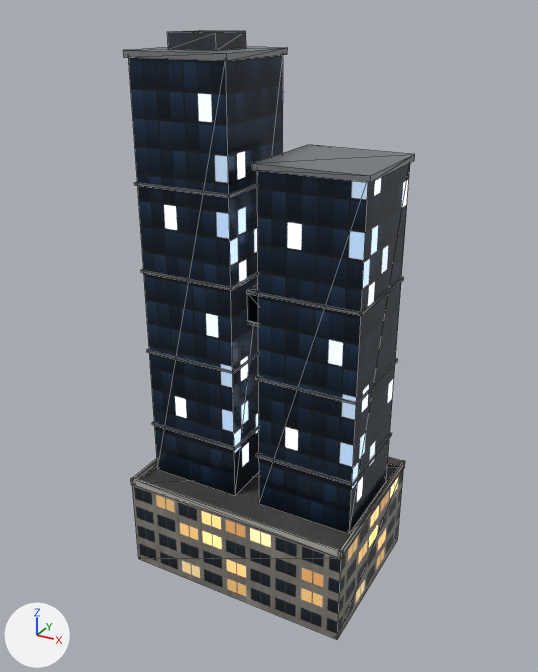
The glTF model public/assets/building_05.glb as it was, and as the next commit left it.
Rendered twice from a 50 mm camera at (45.9, -83.9, 79.1) aimed at (0.0, -0.5, 37.3). The axes (+X, +Y, +Z) are drawn at lower left. The lights are the same throughout. The older version comes first. Mesh edges are drawn as thin lines. Where no turn or scale is listed for an object, it has been applied to the vertices. Vertices at exactly the same position are counted once.

The older version as bpy lines, for what is in view:
```python
ob_render = bpy.data.objects.new('Render', me_render)
ob_render.location = (0.0, 0.0, 0.0)
```
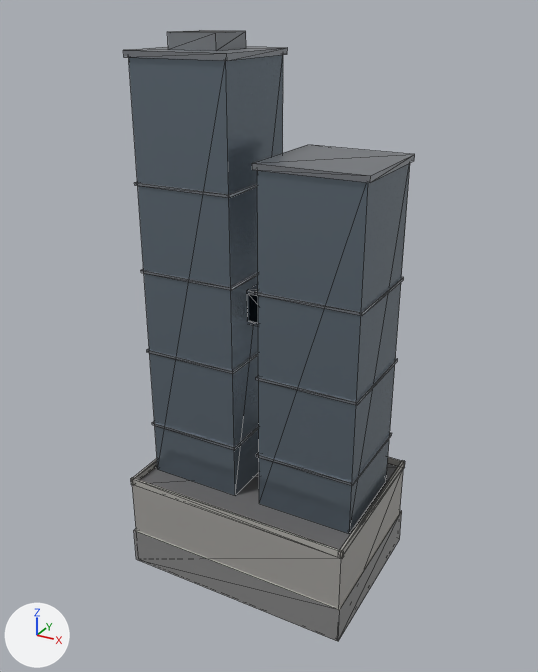
Edits to the bpy script that builds the scene:
```text
Change mat_facade_office:
    where n0 = _N.new('ShaderNodeBsdfPrincipled'); n0.name = 'Principled BSDF'
    remove n0.inputs[28].default_value = 2.0  # 'Emission Strength'
    add n0.inputs[0].default_value = (0.4, 0.39, 0.37, 1.0)  # 'Base Color', grey #aaa8a4
    n0.inputs[1].default_value: 0.15 -> 0.2  # 'Metallic'
    n0.inputs[2].default_value: 0.55 -> 0.6  # 'Roughness'
    remove n2 = _N.new('ShaderNodeTexImage'); n2.name = 'Image Texture'
    remove n2.image = img_facade_office_emit
    remove n3 = _N.new('ShaderNodeTexImage'); n3.name = 'Image Texture.001'
    remove n3.image = img_facade_office
    remove _L.new(n2.outputs[0], n0.inputs[27])  # 'Color' to 'Emission Color'
    remove _L.new(n3.outputs[0], n0.inputs[0])  # 'Color' to 'Base Color'
Change mat_roof_tar:
    remove mat_roof_tar.texture = img_roof
    add mat_roof_tar.base_color = (0.15, 0.15, 0.155)  # dark grey #6c6c6e
    mat_roof_tar.roughness: 0.92 -> 0.9
Change mat_facade_glass:
    where n0 = _N.new('ShaderNodeBsdfPrincipled'); n0.name = 'Principled BSDF'
    add n0.inputs[0].default_value = (0.2, 0.25, 0.3, 1.0)  # 'Base Color', greyish blue #7c8995
    n0.inputs[1].default_value: 0.55 -> 0.7  # 'Metallic'
    remove n0.inputs[28].default_value = 2.0  # 'Emission Strength'
    remove n2 = _N.new('ShaderNodeTexImage'); n2.name = 'Image Texture'
    remove n2.image = img_facade_glass_emit
    remove n3 = _N.new('ShaderNodeTexImage'); n3.name = 'Image Texture.001'
    remove n3.image = img_facade_glass
    remove _L.new(n2.outputs[0], n0.inputs[27])  # 'Color' to 'Emission Color'
    remove _L.new(n3.outputs[0], n0.inputs[0])  # 'Color' to 'Base Color'
Change mat_facade_industrial:
    where n0 = _N.new('ShaderNodeBsdfPrincipled'); n0.name = 'Principled BSDF'
    remove n0.inputs[2].default_value = 0.45  # 'Roughness'
    remove n0.inputs[28].default_value = 2.0  # 'Emission Strength'
    add n0.inputs[0].default_value = (0.28, 0.3, 0.32, 1.0)  # 'Base Color', grey #909599
    n0.inputs[1].default_value: 0.55 -> 0.6  # 'Metallic'
    remove n2 = _N.new('ShaderNodeTexImage'); n2.name = 'Image Texture'
    remove n2.image = img_facade_metal_emit
    remove n3 = _N.new('ShaderNodeTexImage'); n3.name = 'Image Texture.001'
    remove n3.image = img_facade_metal
    remove _L.new(n2.outputs[0], n0.inputs[27])  # 'Color' to 'Emission Color'
    remove _L.new(n3.outputs[0], n0.inputs[0])  # 'Color' to 'Base Color'
Add mat_storefront:
    mat_storefront = principled_material('Storefront')
    mat_storefront.base_color = (0.3, 0.3, 0.3)  # grey #959595
    mat_storefront.metallic = 0.3
    mat_storefront.roughness = 0.4
Change me_render:
    used by ob_render; location = (0.0, 0.0, 0.0)
    remove me_render.from_pydata(...)  # 160 vertices, 240 faces; spans x -17.2..17.2, y -12.2..12.2, z 0.0..76.5
    add me_render.from_pydata(...)  # 168 vertices, 252 faces; spans x -17.2..17.2, y -12.2..12.2, z 0.0..76.5
    me_render part 1
    8 vertices are added at x -17.2..17.2, y -12.2..12.2, z 0.0..5.6
    8 new faces join them, mat_storefront (grey #959595)
    4 new faces join them, mat_concrete (grey #b1afaa)
    add me_render.materials.append(mat_storefront)  # grey #959595
```

Location of each change, (x1, y1, x2, y2) in pixels of the pictures (538 x 672 px):
'Render', surface changed, reshaped (lighter): before (123, 30, 415, 639); after (123, 30, 415, 641)
part 1 of me_render, added: after (134, 511, 402, 641)
